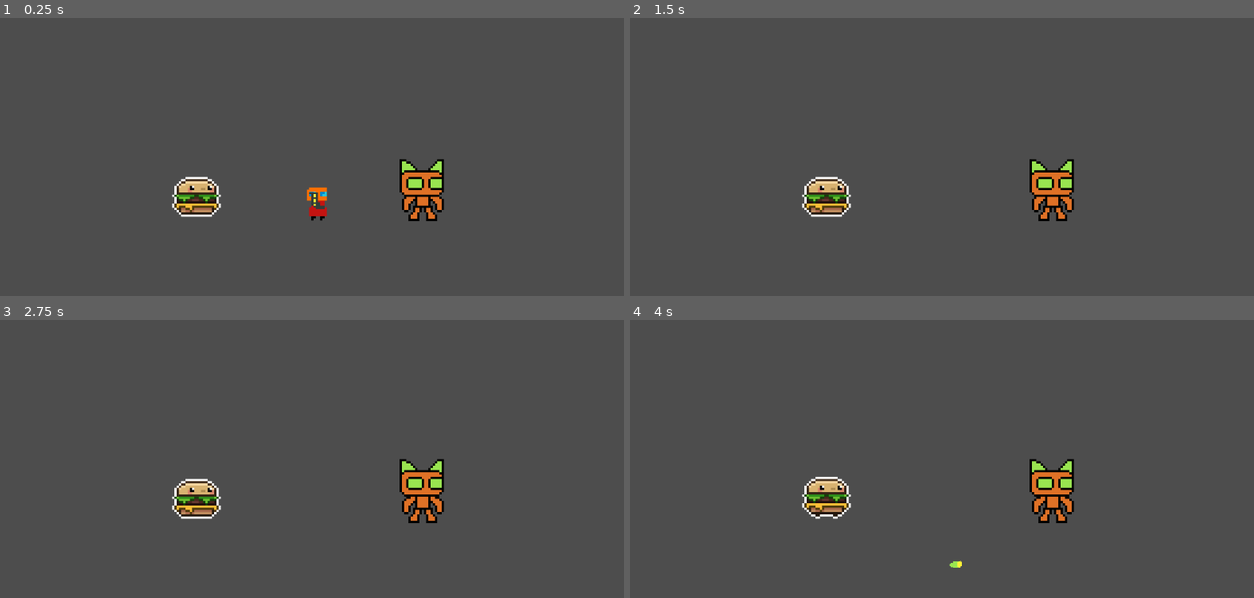
Above: before the commit, frames 1-4 (two rows, left to right).
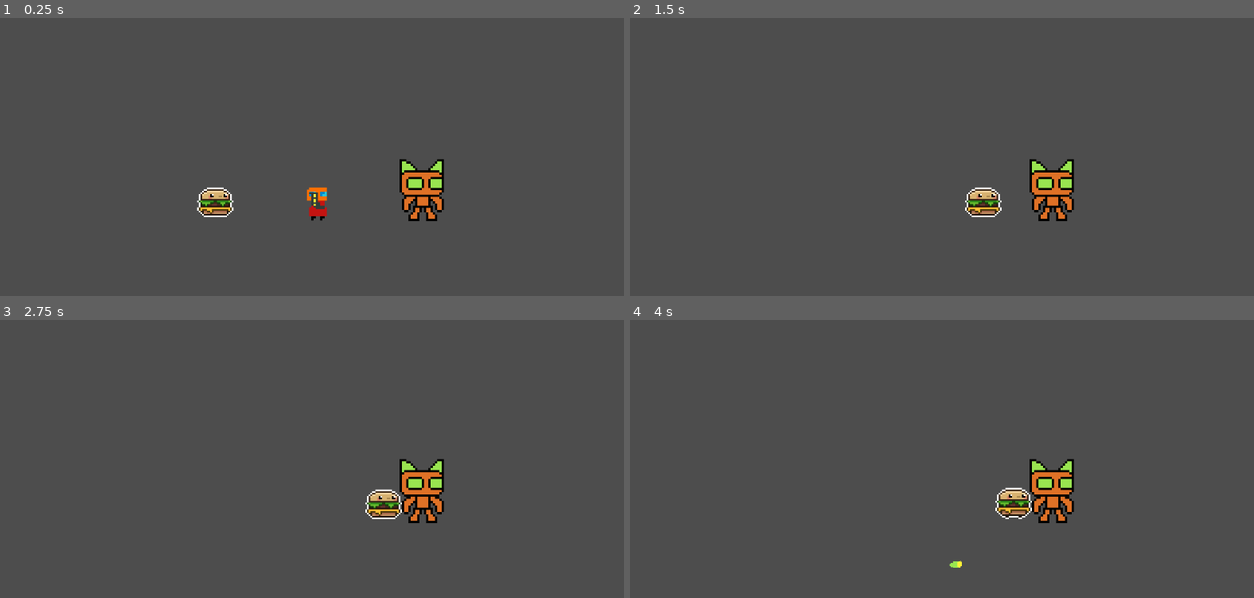
Above: after the commit, the same moments.

Repository: mendsergon/Kill-The-Food-Pyramid
Game: Godot game, scene res://Assets/Scenes/game.tscn
Same seed, same stepped clock (60 frames per second), same inputs: the game is played once before the commit and once after it.
Inputs (mouse positions are in pixels of both pictures, inside the frame that each line leads up to):
- Up to frame 1 (0.25 s): no input
- Up to frame 2 (1.5 s): move the mouse to (1085, 179) at 0.52 s; hold Space (jump) 0.53-1.28 s; hold D (move_right) from 0.53 s (still down); move the mouse to (823, 215) at 1.27 s; tap Shift (dash) at 1.35 s
- Up to frame 3 (2.75 s): tap Space (jump) at 1.52, 1.55, 1.82 s; move the mouse to (380, 420) at 2.02 s; release D (move_right) at 2.03 s; hold A (move_left) from 2.03 s (still down); hold Space (jump) from 2.03 s (still down); tap E (melee) at 2.1 s
- Up to frame 4 (4 s): move the mouse to (917, 570) at 2.77 s; release A (move_left) at 2.78 s; release Space (jump) at 2.78 s; hold D (move_right) from 2.78 s (still down); click (917, 570) at 2.85 s; tap Space (jump) at 3.02, 3.05, 3.32 s; move the mouse to (1141, 553) at 3.52 s; hold Space (jump) from 3.53 s (still down)

The runs differ from the first frame. In frame 1, 1.1% of the frame differs, in the area x 27-38%, y 57-72%; in frame 2, 1.5%; in frame 3, 1.5%; in frame 4, 1.5%, in the area x 27-65%, y 56-72%.

Commit message:
Added basic enemy follow script, reduced player jump

Diff:
--- a/Assets/Scenes/burger.tscn
+++ b/Assets/Scenes/burger.tscn
@@ -1,6 +1,7 @@
-[gd_scene load_steps=16 format=3 uid="uid://cpaq54jiqc41b"]
+[gd_scene load_steps=17 format=3 uid="uid://cpaq54jiqc41b"]
 
 [ext_resource type="Texture2D" uid="uid://ds8o73o64ppxy" path="res://Assets/Sprites/Burger/burger_spritesheet.png" id="1_v0fd3"]
+[ext_resource type="Script" path="res://Assets/Scripts/burger.gd" id="1_x8nvj"]
 
 [sub_resource type="AtlasTexture" id="AtlasTexture_nv2io"]
 atlas = ExtResource("1_v0fd3")
@@ -105,6 +106,7 @@
 [node name="Burger" type="CharacterBody2D"]
 collision_layer = 4
 collision_mask = 7
+script = ExtResource("1_x8nvj")
 
 [node name="AnimatedSprite2D" type="AnimatedSprite2D" parent="."]
 position = Vector2(16, -17)
--- a/Assets/Scenes/game.tscn
+++ b/Assets/Scenes/game.tscn
@@ -1,12 +1,14 @@
-[gd_scene load_steps=5 format=3 uid="uid://bpbg1hrm0jn1k"]
+[gd_scene load_steps=6 format=3 uid="uid://bpbg1hrm0jn1k"]
 
 [ext_resource type="PackedScene" uid="uid://dr0o1vrv8l7kq" path="res://Assets/Scenes/player.tscn" id="1_nbu75"]
+[ext_resource type="Script" path="res://Assets/Scripts/game.gd" id="1_rh331"]
 [ext_resource type="PackedScene" uid="uid://cblsyvnaj77bb" path="res://Assets/Scenes/cyber_cat.tscn" id="2_pfbgl"]
 [ext_resource type="PackedScene" uid="uid://cpaq54jiqc41b" path="res://Assets/Scenes/burger.tscn" id="3_22p6o"]
 
 [sub_resource type="WorldBoundaryShape2D" id="WorldBoundaryShape2D_nbu75"]
 
 [node name="Game" type="Node2D"]
+script = ExtResource("1_rh331")
 
 [node name="Camera2D" type="Camera2D" parent="."]
 position = Vector2(14, -8)
@@ -22,8 +24,9 @@
 [node name="Cyber Cat" parent="." instance=ExtResource("2_pfbgl")]
 position = Vector2(61, -11)
 
+[node name="Burger" parent="." instance=ExtResource("3_22p6o")]
+position = Vector2(-57, 2)
+scale = Vector2(0.75, 0.75)
+
 [node name="Player" parent="." instance=ExtResource("1_nbu75")]
 position = Vector2(14, 0)
-
-[node name="Burger" parent="." instance=ExtResource("3_22p6o")]
-position = Vector2(-57, 2)
--- /dev/null
+++ b/Assets/Scripts/burger.gd
@@ -0,0 +1,58 @@
+extends CharacterBody2D
+
+### --- CORE CONSTANTS --- ###
+# Movement
+const MOVE_SPEED = 50.0                  # Enemy walk speed
+# Behavior Timing
+const MOVE_DURATION = 3.0                 # Active chase time
+const IDLE_COOLDOWN = 2.0                 # Pause duration between chases
+
+### --- NODE REFERENCES --- ###
+@onready var animated_sprite_2d: AnimatedSprite2D = $AnimatedSprite2D  # Enemy sprite
+
+### --- STATE --- ###
+var player: CharacterBody2D = null        # Reference to player node
+var is_moving := true                     # Currently chasing player
+var behavior_timer := 0.0                 # Tracks chase/idle timing
+
+
+### --- PUBLIC SETUP --- ###
+func set_player_reference(player_ref: CharacterBody2D) -> void:
+	player = player_ref
+
+
+func _ready() -> void:
+	animated_sprite_2d.play("Idle")
+
+
+func _physics_process(delta: float) -> void:
+	if player == null:
+		return  # Don't run until the player is assigned
+
+	### --- TIMER MANAGEMENT --- ###
+	behavior_timer += delta
+
+	# Switch to idle after move duration
+	if is_moving and behavior_timer >= MOVE_DURATION:
+		is_moving = false
+		behavior_timer = 0.0
+		animated_sprite_2d.play("Idle")
+
+	# Switch to moving after cooldown
+	elif not is_moving and behavior_timer >= IDLE_COOLDOWN:
+		is_moving = true
+		behavior_timer = 0.0
+		animated_sprite_2d.play("Run")
+
+	### --- MOVEMENT LOGIC --- ###
+	velocity = Vector2.ZERO
+
+
+	if is_moving:
+		var direction = sign(player.global_position.x - global_position.x)
+		velocity.x = direction * MOVE_SPEED
+
+		# Flip sprite to face movement direction
+		animated_sprite_2d.flip_h = direction < 0
+
+	move_and_slide()
--- /dev/null
+++ b/Assets/Scripts/game.gd
@@ -0,0 +1,12 @@
+extends Node2D
+
+### --- NODE REFERENCES --- ###
+@onready var player: CharacterBody2D = $Player
+@onready var burger: Node = $Burger
+
+func _ready() -> void:
+	# Pass player reference to enemy for tracking
+	burger.set_player_reference(player)
+
+func _process(_delta: float) -> void:
+	pass
--- a/Assets/Scripts/player.gd
+++ b/Assets/Scripts/player.gd
@@ -3,7 +3,7 @@
 ### --- CORE CONSTANTS --- ###
 # Movement
 const SPEED = 150.0                     # Normal movement speed
-const JUMP_VELOCITY = -260.0           # Upward force when jumping
+const JUMP_VELOCITY = -230.0           # Upward force when jumping
 # Dash
 const DASH_SPEED = 800.0               # Horizontal dash velocity
 const DASH_DURATION = 0.25             # Time dash lasts
